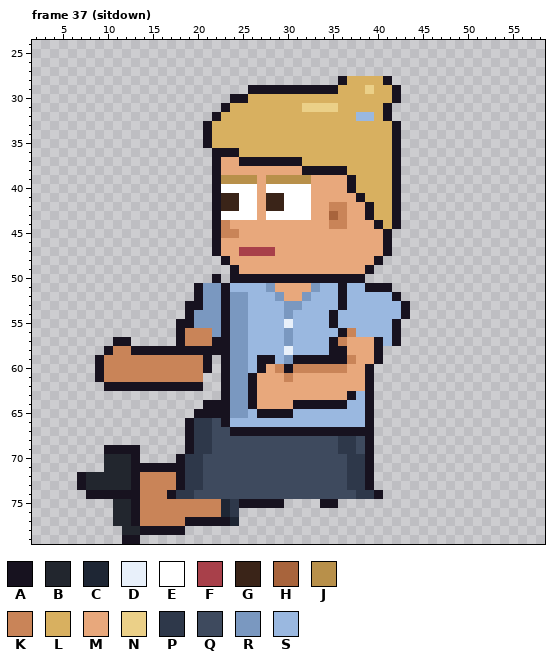
One commit to this pixel-art file: sprites/clients/client_paralegal_b_left_anim.aseprite. Above is the file before it was changed.
64x80 pixels, 129 frames. Shown: frame 37 (sitdown): x 2..58, y 24..79. The commit also changed other frames, which this record leaves out.
Visible layers, top first: "Arm Top", "Hair", "Face", "Watch", "Near Arm", "Collar", "Belt", "Shirt", "Body", "Back Arm", "Pants", "Shoes".
Palette (. is transparent): A #17121f  B #22262e  C #1e2634  D #e8f0fa  E #ffffff  F #a8404a  G #3a2418  H #a8643c  J #b8904a  K #c98458  L #d8b060  M #e8a87c  N #ebd088  P #2e384a  Q #3e4a5e  R #7a98c0  S #9ab8e0
Pixels before, frame 37 (sitdown) (only the part around the change), first column x 2:
54 .................ARRRARRSSSSRSSSSASSSS
55 ................AARRRARRSSSSDSSSSASSSS
56 ................AKKKRARRSSSSRSSSSSAKSS
57 .........AA.....AKKKAARRSSSSRSSSSAKMMM
58 ........AKKAAAAAAAAAAARRSSSSDSSSSAAMMM
59 .......AKKKKKKKKKKKA.ARRSAASRAAAAAAKMM
60 .......AKKKKKKKKKKKA.ARRSAMKAKKKKKKMMA
61 .......AKKKKKKKKKKK..ARRAMMMKMMMMMMMMA
62 ........AAAAAAAAAAA..ARRAMMMMMMMMMMMMA
63 .....................ARRAMMMMMMMMMMASA
64 ...................AAARRAMMMMAAAAAASSA
65 ..................AAAARRSAAAASSSSSSSSA
66 .................APPQASSSSSSSSSSSSSSSA
67 .................APPQQAAAAAAAAAAAAAAAA
68 .................APPQQQQQQQQQQQQQQPPQA
69 ........AAAA.....APPQQQQQQQQQQQQQQPPQA
70 ........BBBA....APPQQQQQQQQQQQQQQQQPPA
71 ........BBBAAAAAAPPQQQQQQQQQQQQQQQQPPA
72 .....ABBBBBAKKKKAPPQQQQQQQQQQQQQQQQPPA
73 .....ABBBBBAKKKKAPPQQQQQQQQQQQQQQQQPPA
74 ......AAAAAAKKKAPPQQQQQQQQQQQQQQQQQQPP
75 .........BBAKKKKKKKKKCPAAAAA....AA....
76 .........BBAKKKKKKKKKCP...............
77 .........BBAKKKKKAAAAAC...............
78 ..........BBAAAAA.....................
79 ..........AA..........................
Once edited:
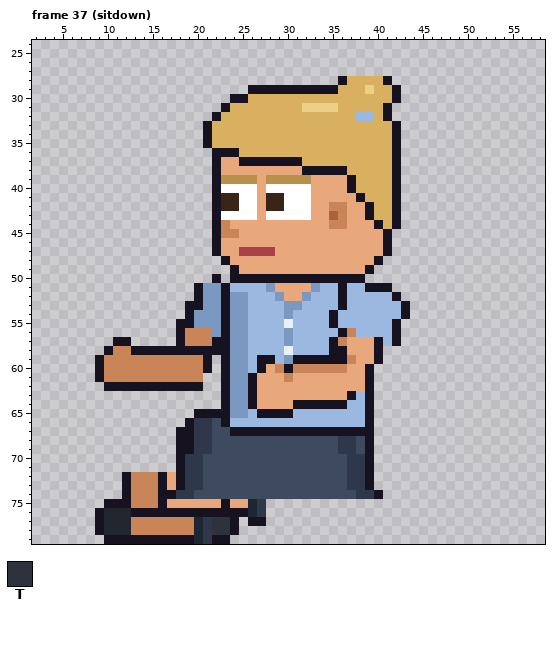
Colours new in this view: T #2e323c
Change:
Frame 37 (sitdown), layers "Pants", "Shoes":
Colour A now appears in rows 67 to 69 at x 18; in row 75 at x 10; in row 76 at x 9 and 25; in row 77 at x 9 and 26 to 27; in row 78 at x 9 and 24; in row 79 at x 10 to 11, 14 to 19 and 22 to 23.
The author changed colour B to colour A in rows 72 to 73 at x 12; in row 75 at x 11 to 12.
The author changed colour C to colour A in rows 75 to 76 at x 23; in row 77 at x 24.
The author changed colour K to colour A in rows 72 to 75 at x 16; in row 76 at x 14 to 22.
The author changed colour P to colour A in row 76 at x 24.
Colour B now appears in rows 76 to 77 at x 10; in row 78 at x 10 to 11.
Colour C now appears in row 76 at x 26; in rows 78 to 79 at x 20.
The author changed colour A to colour C in row 75 at x 26; in row 77 at x 20.
Colour K now appears in row 78 at x 19.
The author changed colour A to colour K in rows 72 to 75 at x 13; in row 77 at x 13 and 19; in row 78 at x 14 to 18.
The author changed colour B to colour K in row 78 at x 13.
The author changed colour A to colour M in row 75 at x 25.
The author changed colour K to colour M in rows 72 to 73 at x 17; in row 75 at x 17 to 22.
The author changed colour P to colour M in row 75 at x 24.
Colour P now appears in row 76 at x 27; in rows 78 to 79 at x 21.
The author changed colour A to colour P in row 75 at x 27; in row 77 at x 21.
Colour T now appears in row 78 at x 22 to 23.
The author changed colour A to colour T in row 77 at x 22 to 23.
The edit erases colour A in row 64 at x 21 to 22; in row 69 at x 10 to 13; in row 70 at x 13; in row 71 at x 13 to 17; in rows 72 to 73 at x 7; in row 74 at x 8 to 11.
The edit erases colour A in row 75 at x 28 to 29 and 34 to 35.
The edit erases colour B in rows 70 to 71 at x 10 to 12; in rows 72 to 73 at x 8 to 11.
Changed places in both pictures, as pixel boxes (x1, y1, x2, y2):
changed: (77, 400, 338, 544)
